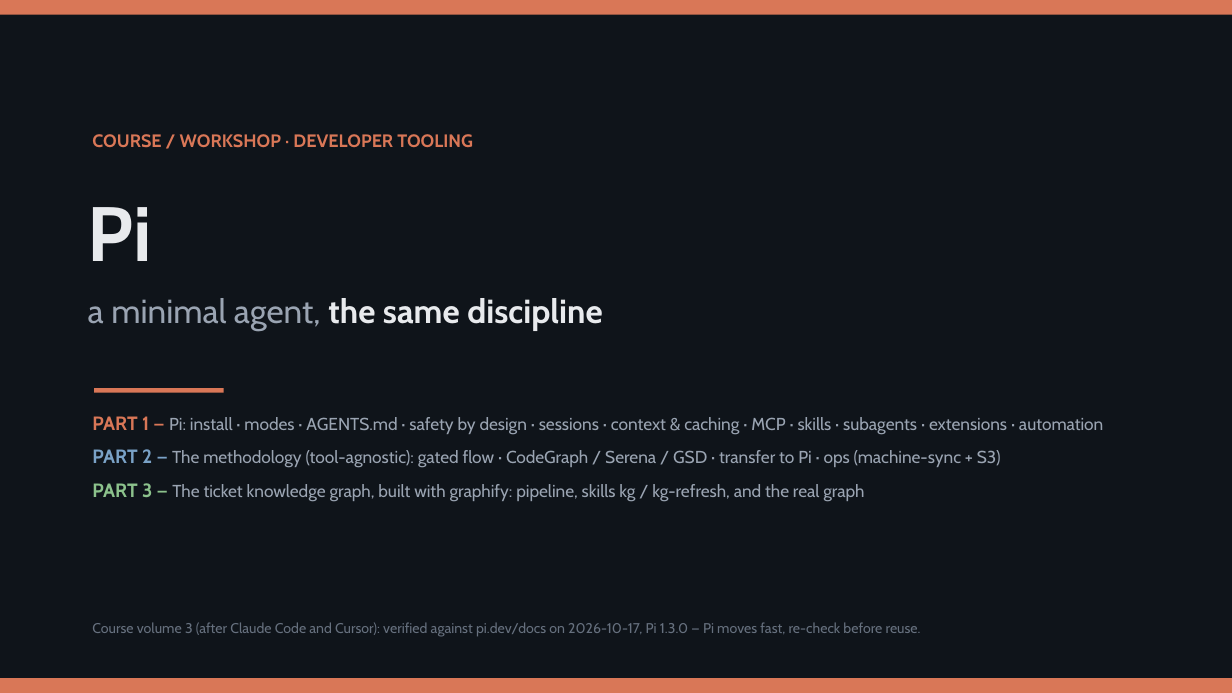
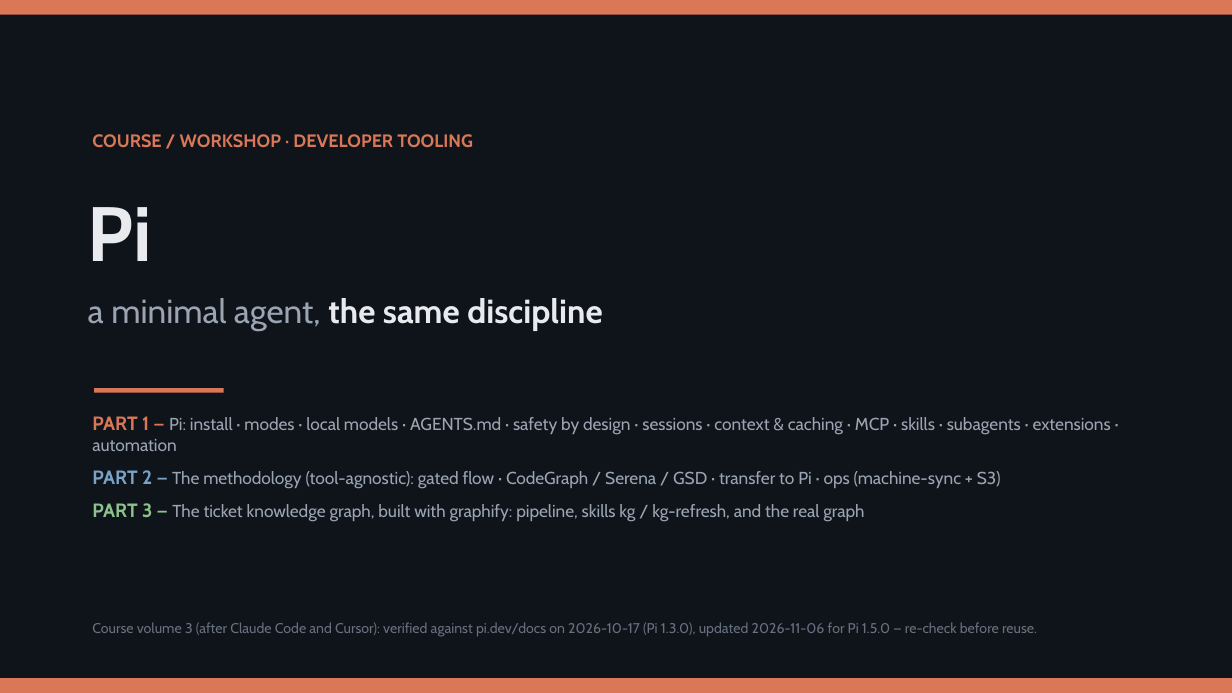
Before and after one commit to olonok69/pi_code_ml_engineer, a slide deck: slide 1 of presentation/Pi_Presentation.pptx. Drawn at 1232x693 pixels with LibreOffice and Linux fonts; fonts in the diff are those of the drawing. Boxes give left, top, right and bottom in pixels: in the first picture for what was removed or moved away, otherwise in the second. Text is boxed around its words. In the diff, an @@ line names an element or a change of style, - is before the commit and + after.

```diff
--- a/presentation/Pi_Presentation.pptx
+++ b/presentation/Pi_Presentation.pptx
@@ text at [92,416,1111,451]: text changed @@
-PART 1 — Pi: install · modes · AGENTS.md · safety by design · sessions · context & caching · MCP · skills · subagents · extensions · automation
+PART 1 — Pi: install · modes · local models · AGENTS.md · safety by design · sessions · context & caching · MCP · skills · subagents · extensions · automation
@@ text at [92,622,1037,637]: text changed @@
-Course volume 3 (after Claude Code and Cursor): verified against pi.dev/docs on 2026-10-17, Pi 1.3.0 — Pi moves fast, re-check before reuse.
+Course volume 3 (after Claude Code and Cursor): verified against pi.dev/docs on 2026-10-17 (Pi 1.3.0), updated 2026-11-06 for Pi 1.5.0 — re-check before reuse.
```
Also in this commit, not shown: 34 other slides changed, 1 slide added, 18 other files.
